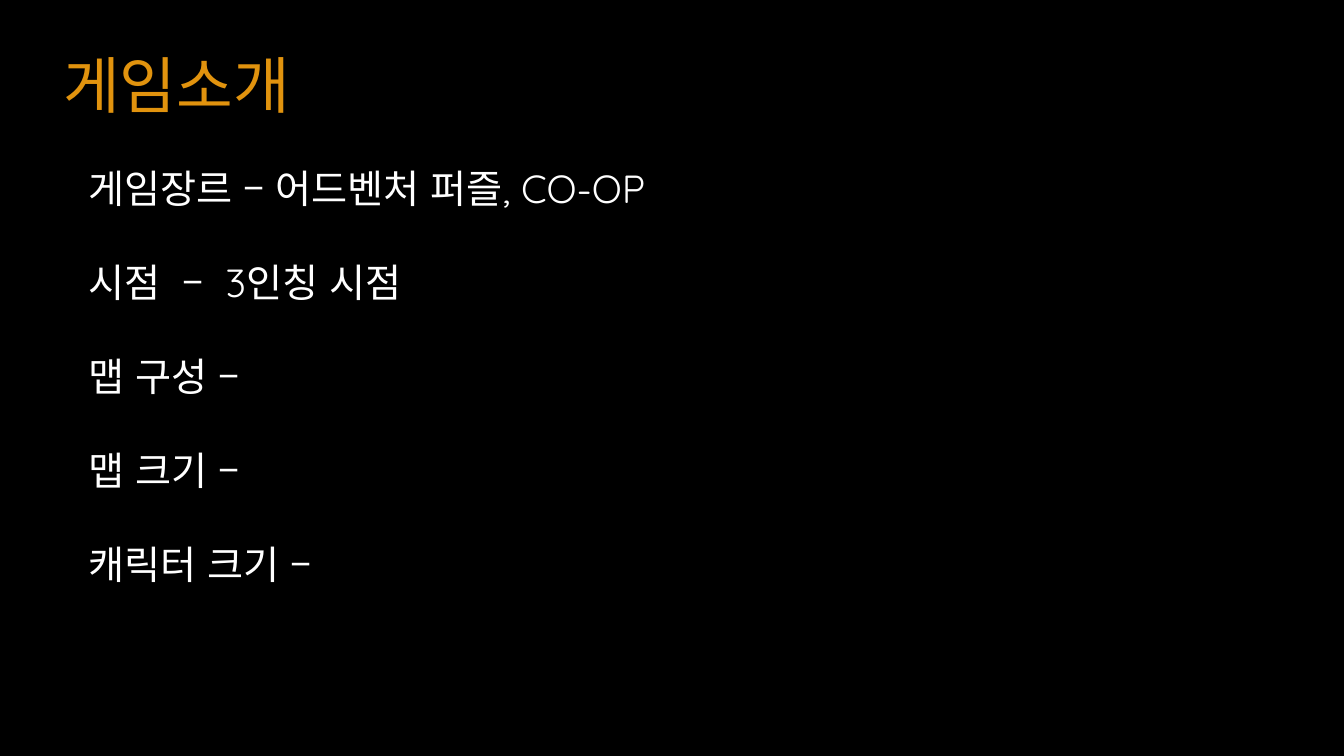
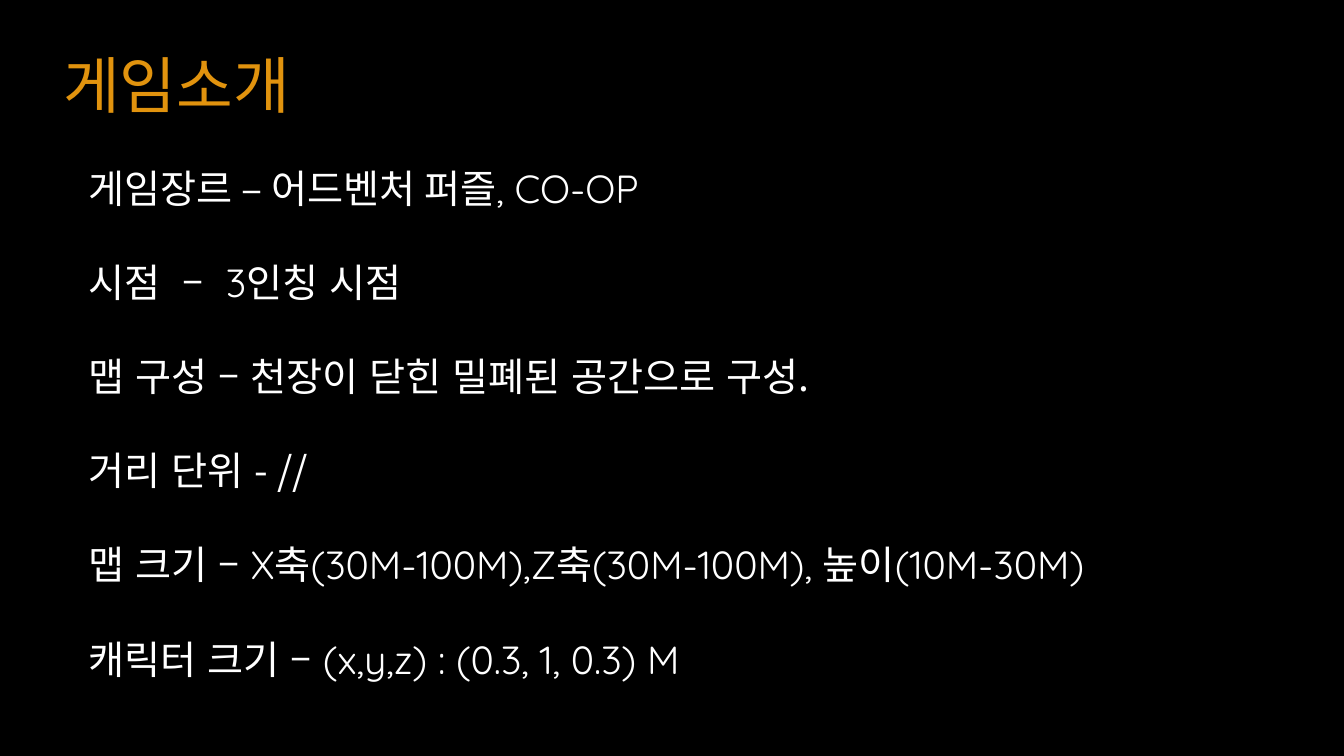
Before and after one commit to YKTeam/Room503, a slide deck: slide 6 of Document/Escape Cube(가제) ppt.pptx (slide 5 before the commit). Drawn at 1344x756 pixels with LibreOffice and Linux fonts; fonts in the diff are those of the drawing. Boxes give left, top, right and bottom in pixels: in the first picture for what was removed or moved away, otherwise in the second. Text is boxed around its words. In the diff, an @@ line names an element or a change of style, - is before the commit and + after.

```diff
--- a/Document/Escape Cube(가제) ppt.pptx
+++ b/Document/Escape Cube(가제) ppt.pptx
@@ text at box(89, 170, 639, 300): font Quicksand to Noto Sans CJK KR in "게임장르 어드벤처 퍼즐,", "시점 3인칭 시점" @@
@@ text at box(89, 358, 1084, 682): text changed @@
-맵 구성 –
-맵 크기 –
-캐릭터 크기 –
+맵 구성 – 천장이 닫힌 밀폐된 공간으로 구성.
+거리 단위 - //
+맵 크기 – X축(30M-100M),Z축(30M-100M), 높이(10M-30M)
+캐릭터 크기 – (x,y,z) : (0.3, 1, 0.3) M
```
Also in this commit, not shown: 9 other slides changed, 6 slides added, 3 slides removed.
